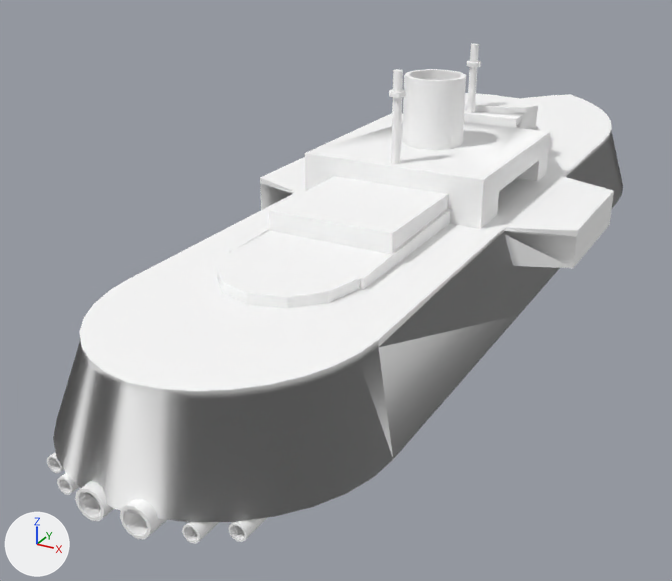
A saved change to the FBX model Assets/World objects/Ships_raw/terran - battlescruiser marceau.fbx.
Camera for both pictures: a 50 mm camera at (11.8, -28.3, 10.6) aimed at (-2.2, -2.9, -2.1). The axes (+X, +Y, +Z) are drawn at lower left. The lights are the same throughout. Vertices at the same position are counted once.

The first picture shows 'instance_12.002', 'instance_14'.
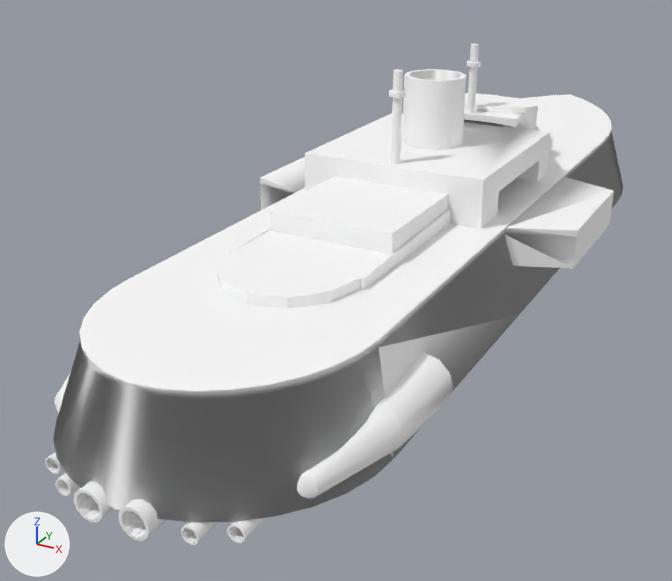
Location of each change, (x1, y1, x2, y2) in pixels of the pictures (672 x 581 px; the box of a moved part takes in the faces that stretch with it):
'instance_14', reshaped
    before: (47, 43, 623, 544)
    after: (45, 43, 623, 545)
part 1 of me_id729, rebuilt
    before: (120, 499, 167, 539)
    after: (118, 499, 167, 541)
part 2 of me_id729, rebuilt
    before: (75, 481, 114, 521)
    after: (73, 481, 114, 523)
part 3 of me_id729, added
    after: (54, 372, 71, 414)
part 4 of me_id729, added
    after: (297, 352, 453, 499)
part 5 of me_id729, moved or reshaped
    before: (47, 354, 274, 544)
    after: (45, 452, 268, 545)

What the commit changed:
me_id729 is used by ob_instance_14; location (0.0, 0.0, 0.0).
me_id729 had 983 vertices, 1660 faces and spanned x -5.5..5.5, y -16.6..17.3, z -1.9..5.5.
me_id729 now has 1207 vertices, 1872 faces and spans x -5.5..5.5, y -16.7..17.3, z -1.9..5.5.
me_id729 part 1: the loose piece of 60 vertices spanning x 0.2..1.0, y -16.6..-13.0, z -1.9..-1.1 is rebuilt with 66 vertices and now spans x 0.2..1.0, y -16.7..-13.1, z -1.9..-1.1.
me_id729 part 2: the loose piece of 60 vertices spanning x -1.0..-0.2, y -16.6..-13.0, z -1.9..-1.1 is rebuilt with 66 vertices and now spans x -1.0..-0.2, y -16.7..-13.1, z -1.9..-1.1.
me_id729 part 3: a new loose piece of 69 vertices spanning x -4.7..-3.3, y -14.6..-9.6, z -1.4..0.1, in mat_material (white #ffffff).
me_id729 part 4: a new loose piece of 68 vertices spanning x 3.3..4.7, y -14.6..-9.6, z -1.4..0.1, in mat_material (white #ffffff).
me_id729 part 5: 4 vertices moved from x -1.9..1.9, y -14.0, z -1.6 to x -1.9..1.9, y -14.1, z -1.5; 174 vertices removed from x -2.7..2.7, y -16.2..-14.0, z -1.9..-1.4; 174 vertices added at x -2.7..2.7, y -16.3..-14.1, z -1.9..-1.4.
